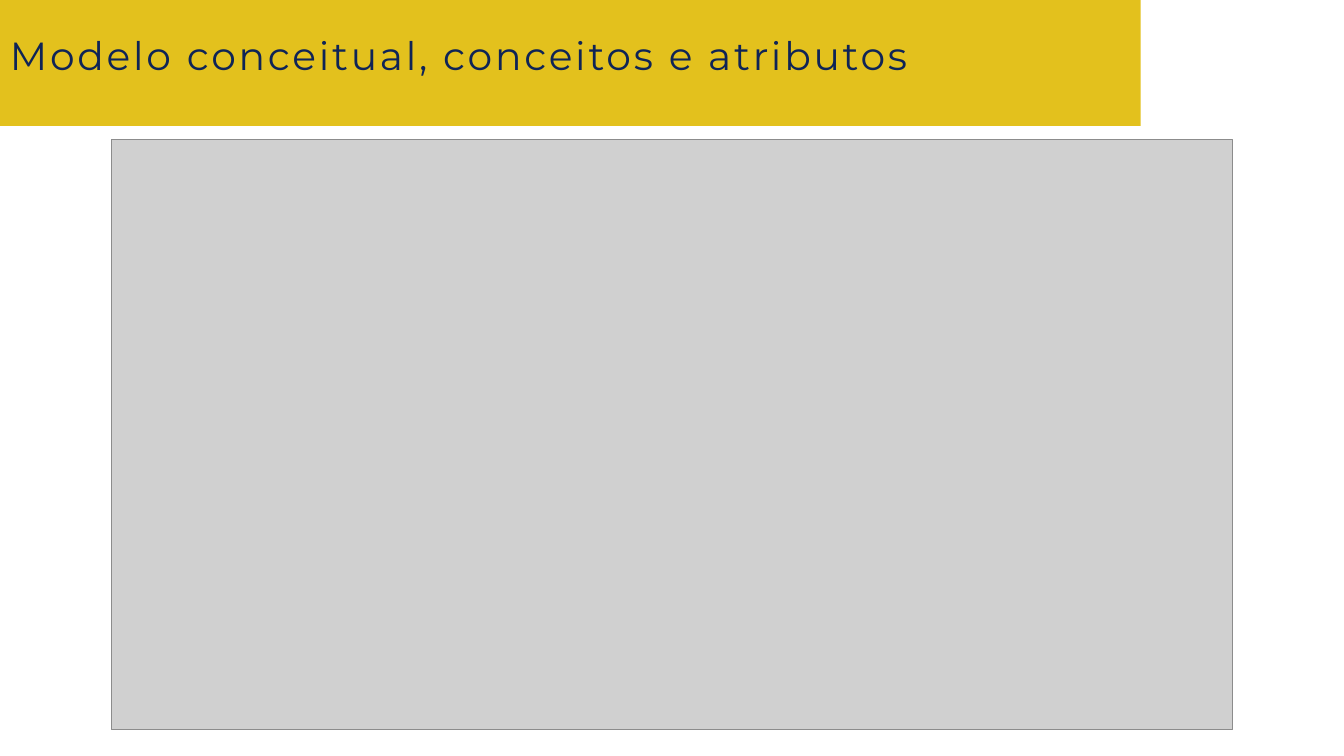
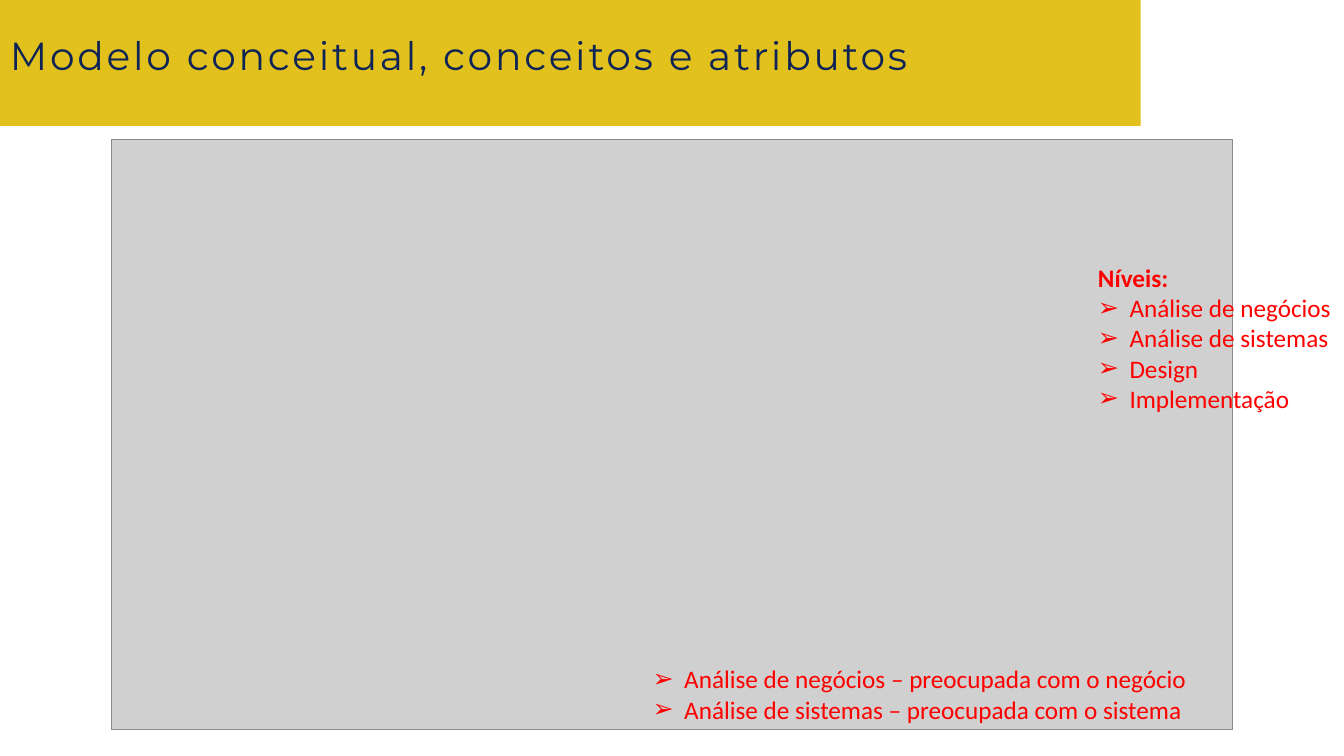
Before and after one commit to andreneves/PP, a slide deck: slide 3 of 02-IdentificaçãoDeConceitosEAtributos.pptx. Drawn at 1344x756 pixels with LibreOffice and Linux fonts; fonts in the diff are those of the drawing; grey boxes stand for pictures; background and template pictures are left out. Boxes give left, top, right and bottom in pixels: in the first picture for what was removed or moved away, otherwise in the second. Text is boxed around its words. In the diff, an @@ line names an element or a change of style, - is before the commit and + after.

```diff
--- a/02-IdentificaçãoDeConceitosEAtributos.pptx
+++ b/02-IdentificaçãoDeConceitosEAtributos.pptx
@@ text added at (x1=1098, y1=269, x2=1330, y2=414), 18 pt, text #FF0000 @@
+Níveis:
+➢ Análise de negócios
+➢ Análise de sistemas
+➢ Design
+➢ Implementação
@@ text added at (x1=684, y1=670, x2=1185, y2=723), 18 pt, text #FF0000 @@
+➢ Análise de negócios – preocupada com o negócio
+➢ Análise de sistemas – preocupada com o sistema
```
Also in this commit, not shown: 4 other slides changed, 1 slide added, 1 slide removed.
